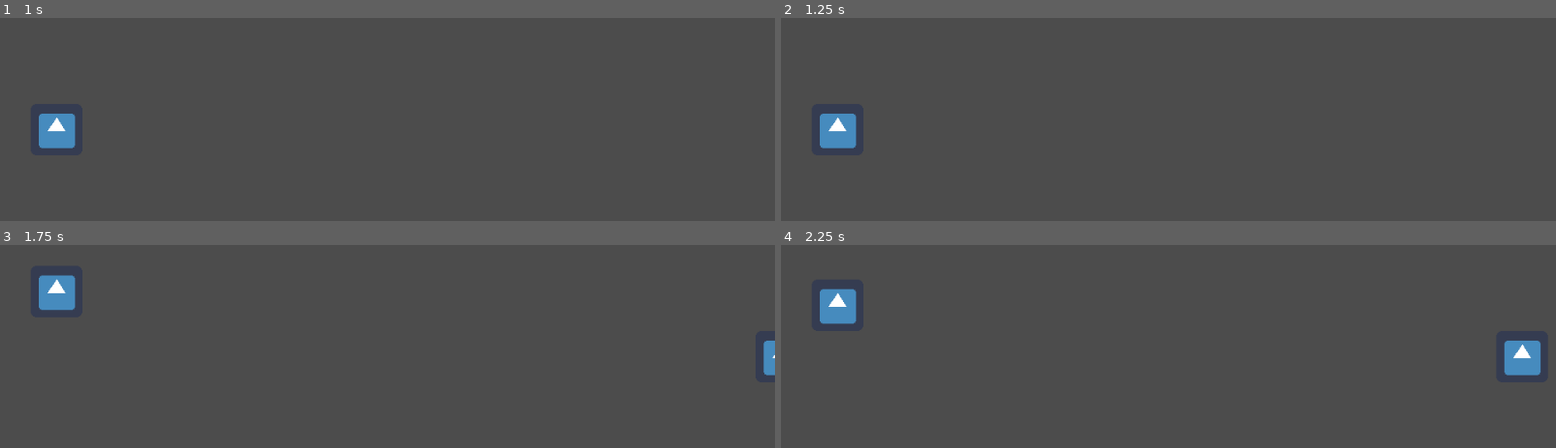
Above: before the commit, frames 1-4 (two rows, left to right).
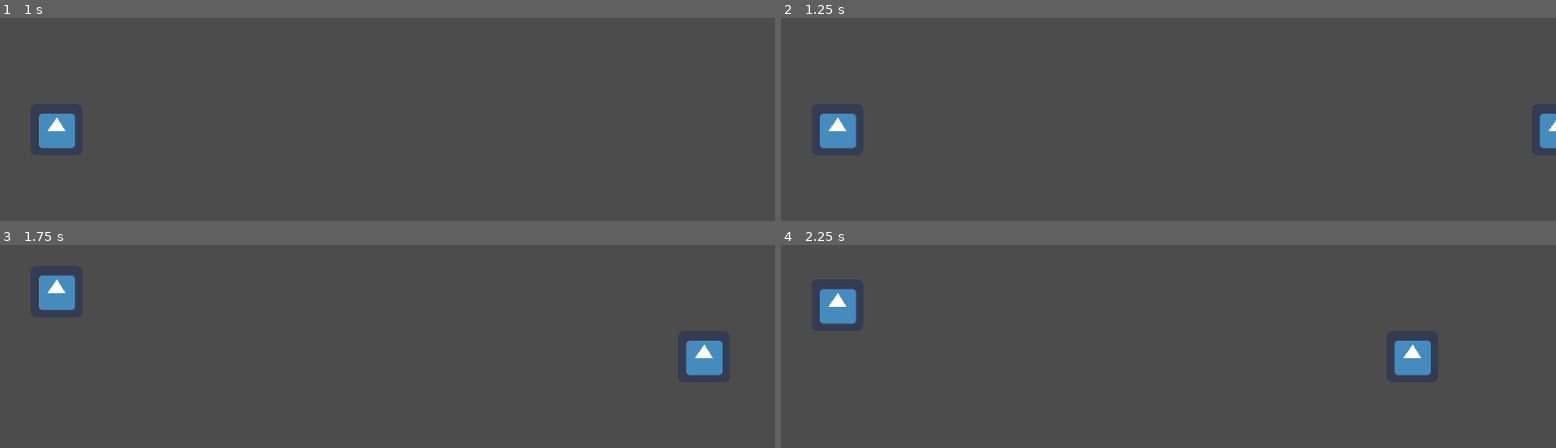
Above: after the commit, the same moments.

Repository: AtharvVohra/Ragnaromp
Game: Godot game, scene res://Title.tscn
Two runs of this game, one before a commit and one after it. Both use one fixed random seed, a clock stepped at 60 frames per second and the inputs below. The engine's default icon, where the game draws it, is replaced by a stand-in: a white triangle on a blue panel in a dark square.
Inputs:
- Up to frame 1 (1 s): click "ROMP!" at 0.5 s
- Up to frame 2 (1.25 s): no input
- Up to frame 3 (1.75 s): hold Up (ui_up) from 1.28 s (still down)
- Up to frame 4 (2.25 s): release Up (ui_up) at 2.03 s; hold Down (ui_down) from 2.03 s (still down)

Frame 1 is identical in both runs. In frame 2, 0.4% of the frame differs, in the area x 97-100%, y 47-65%; in frame 3, 1.1%; in frame 4, 1.6%, in the area x 79-98%, y 47-65%.

Commit message:
Added collision detection to draugrs, sprites change and move away and add points

Diff:
--- a/Draugr.gd
+++ b/Draugr.gd
@@ -3,7 +3,8 @@
 # class member variables go here, for example:
 var lane
 var isHit
-var movespeed = 100
+var movespeed = 3
+var bloodtex = preload("res://assets/blood.png")
 
 func _ready():
 	# randomizes draugr lane
@@ -15,12 +16,17 @@
 
 	# Movement
 	var velocity = Vector2(-1, 0)
-	move_and_slide(velocity.normalized() * movespeed)
+	var collisioninfo = move_and_collide(velocity.normalized() * movespeed)
+	if collisioninfo:
+		isHit = true
+
 
 	if(isHit):
-		# change sprite
+		# change sprite and remove collision box
 		# add honor points
 		# play splat sound effect
+		get_node("Sprite").set_texture(bloodtex)
+		get_node("CollisionShape2D").disabled = true
 		globals.playerHonor += 2000
 
 	if(isReached()):
--- a/Draugr.tscn
+++ b/Draugr.tscn
@@ -18,7 +18,9 @@
 
 [node name="Sprite" type="Sprite" parent="." index="0"]
 
+z_index = -1
 texture = ExtResource( 2 )
+_sections_unfolded = [ "Offset", "Z Index" ]
 
 [node name="CollisionShape2D" type="CollisionShape2D" parent="." index="1"]
 
Binary file added: assets/blood.png
Not shown, added: assets/blood.png.import
